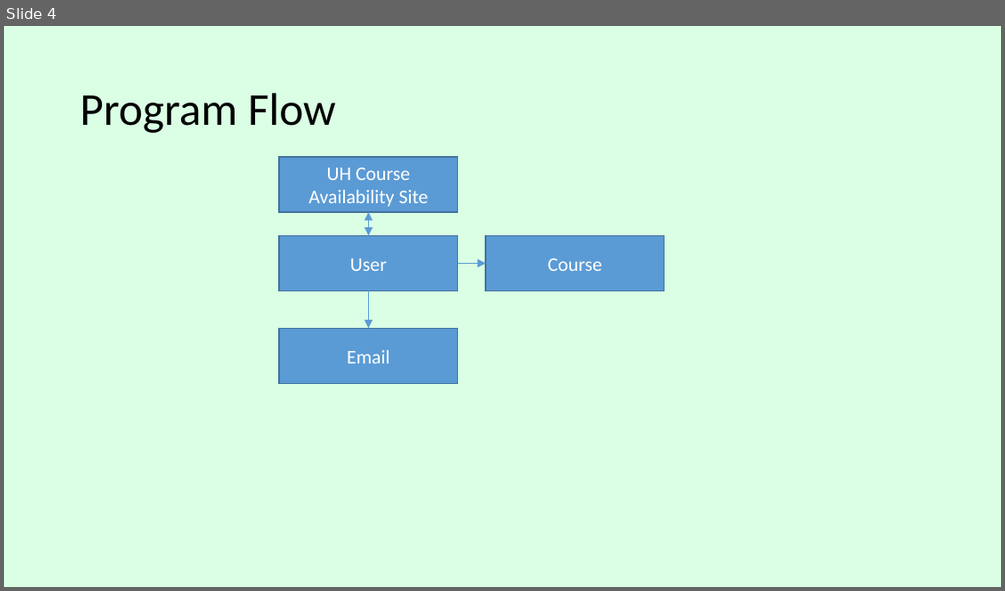
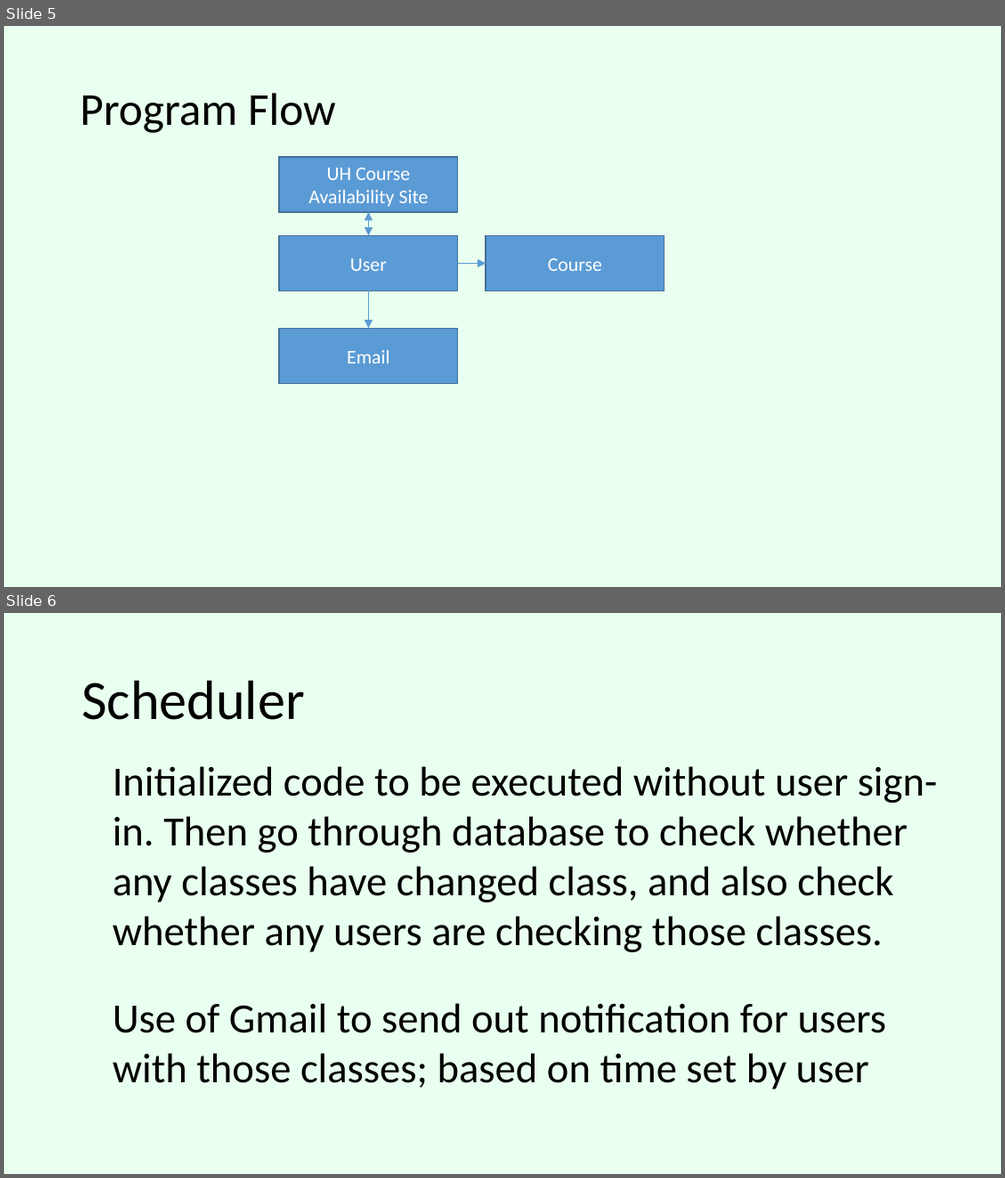
Before and after one commit to bsogata/course_availability, a slide deck: Course_Avail_Final.pptx. Shown one above the other, each under a label of ours: slide 4 before the commit, slides 5 and 6 after it. The pictures are 1005x591 and 1005x1178 pixels, drawn with LibreOffice and Linux fonts; fonts in the diff are those of the drawing. Boxes give left, top, right and bottom in pixels: in the first picture for what was removed or moved away, otherwise in the second. Text is boxed around its words. In the diff, an @@ line names an element or a change of style, - is before the commit and + after.

Commit message:
Modified version of final presentation slides

```diff
--- a/Course_Avail_Final.pptx
+++ b/Course_Avail_Final.pptx
@@ slide 6 added at <box>4,613,1001,1174</box>, background #A7FFC0 at 24% opacity @@
@@ text added at <box>81,680,305,720</box>, 40 pt, text #000000 @@
+Scheduler
@@ text added at <box>113,766,938,952</box>, 30 pt, text #000000 @@
+Initialized code to be executed without user sign-in. Then go through database to check whether any classes have changed class, and also check whether any users are checking those classes.
@@ text added at <box>113,1003,887,1089</box>, 30 pt, text #000000 @@
+Use of Gmail to send out notification for users with those classes; based on time set by user
@@ what was slide 4 is now slide 5 @@
@@ slide 5 changed as well @@
@@ background #C8FFD8 at 66% opacity to #A7FFC0 at 24% opacity @@
```
Also in this commit, not shown: 3 other slides changed, 3 other slides added, 9 slides removed, 1 other file.
